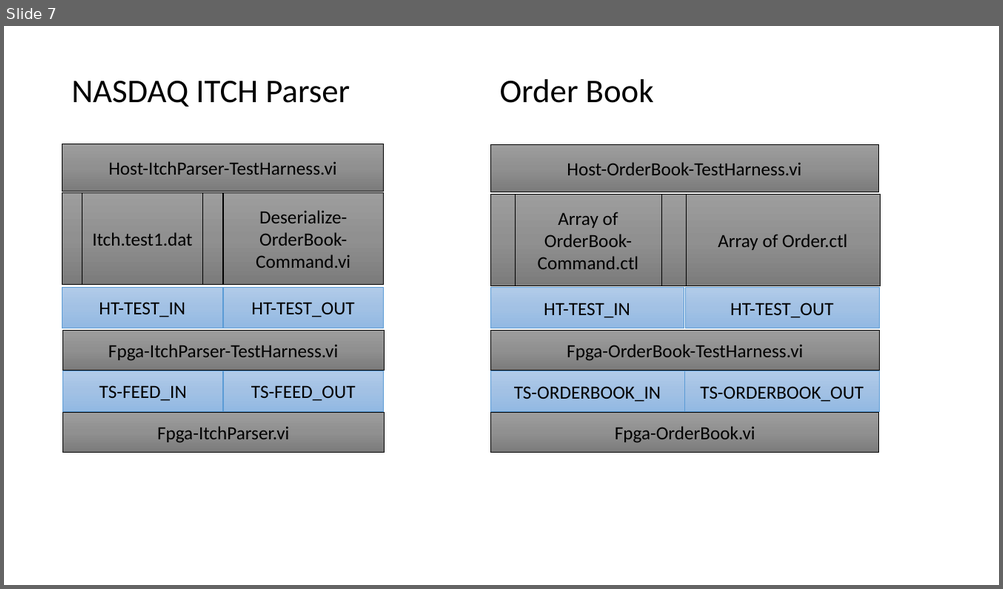
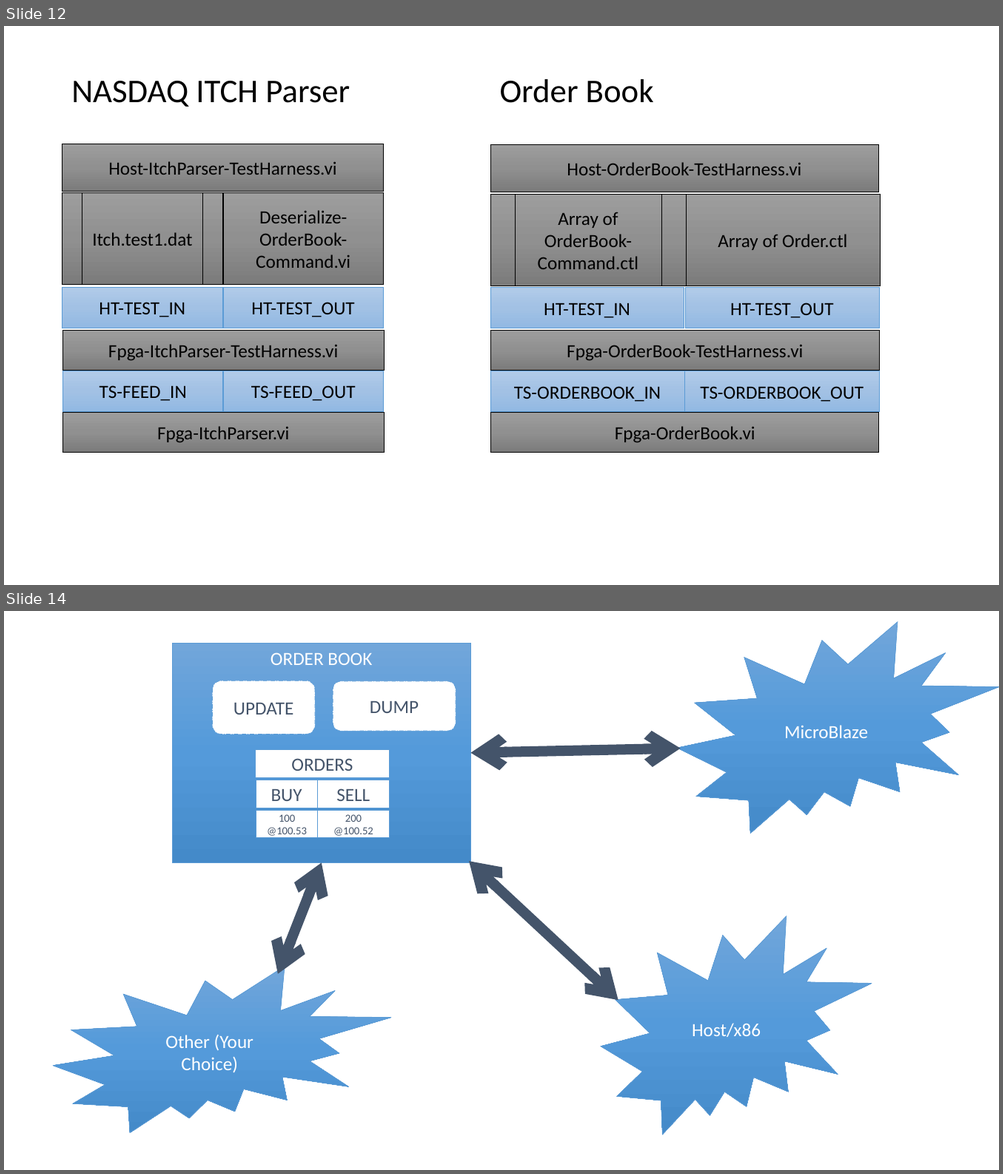
Before and after one commit to imeddz2015/LabVIEW_Fpga, a slide deck: MarketData/MarketData_02/Overview.pptx. Shown one above the other, each under a label of ours: slide 7 before the commit, slides 12 and 14 after it; the slides between them are not shown. The pictures are 1003x589 and 1003x1174 pixels, drawn with LibreOffice and Linux fonts; fonts in the diff are those of the drawing. Boxes give left, top, right and bottom in pixels: in the first picture for what was removed or moved away, otherwise in the second. Text is boxed around its words. In the diff, an @@ line names an element or a change of style, - is before the commit and + after.

```diff
--- a/MarketData/MarketData_02/Overview.pptx
+++ b/MarketData/MarketData_02/Overview.pptx
@@ slide 14 added at bbox=[4, 611, 999, 1170], background #FFFFFF @@
@@ irregular seal added at bbox=[677, 622, 999, 834], fill gradient #71A6DB to #559BDB to #448ACA, outline #5B9BD5 0.5 pt, 18 pt, text #FFFFFF @@
+MicroBlaze
@@ rounded rectangle added at bbox=[172, 643, 470, 863], fill gradient #71A6DB to #559BDB to #448ACA, outline #5B9BD5 0.5 pt, 18 pt, text #FFFFFF @@
+ORDER BOOK
@@ rounded rectangle added at bbox=[212, 681, 314, 735], fill #FFFFFF, outline #5B9BD5 0.5 pt dashed, 18 pt, text #44546A @@
+UPDATE
@@ rounded rectangle added at bbox=[333, 681, 456, 731], fill #FFFFFF, outline #5B9BD5 0.5 pt dashed, 18 pt, text #44546A @@
+DUMP
@@ double arrow added from (470, 753) to (680, 749), #44546A 10 pt @@
@@ group added at bbox=[256, 750, 389, 838]: 5 rounded rectangles @@
+ORDERS
+BUY
+SELL
+100 @100.53
+200 @100.52
@@ double arrow added from (321, 863) to (278, 974), #44546A 10 pt @@
@@ double arrow added from (469, 862) to (618, 1000), #44546A 10 pt @@
@@ irregular seal added at bbox=[601, 916, 872, 1135], fill gradient #71A6DB to #559BDB to #448ACA, outline #5B9BD5 0.5 pt, 18 pt, text #FFFFFF @@
+Host/x86
@@ irregular seal added at bbox=[53, 967, 391, 1133], fill gradient #71A6DB to #559BDB to #448ACA, outline #5B9BD5 0.5 pt, 18 pt, text #FFFFFF @@
+Other (Your Choice)
@@ what was slide 7 is now slide 12 @@
```
Also in this commit, not shown: 1 slide changed, 7 other slides added, 1 slide removed.
